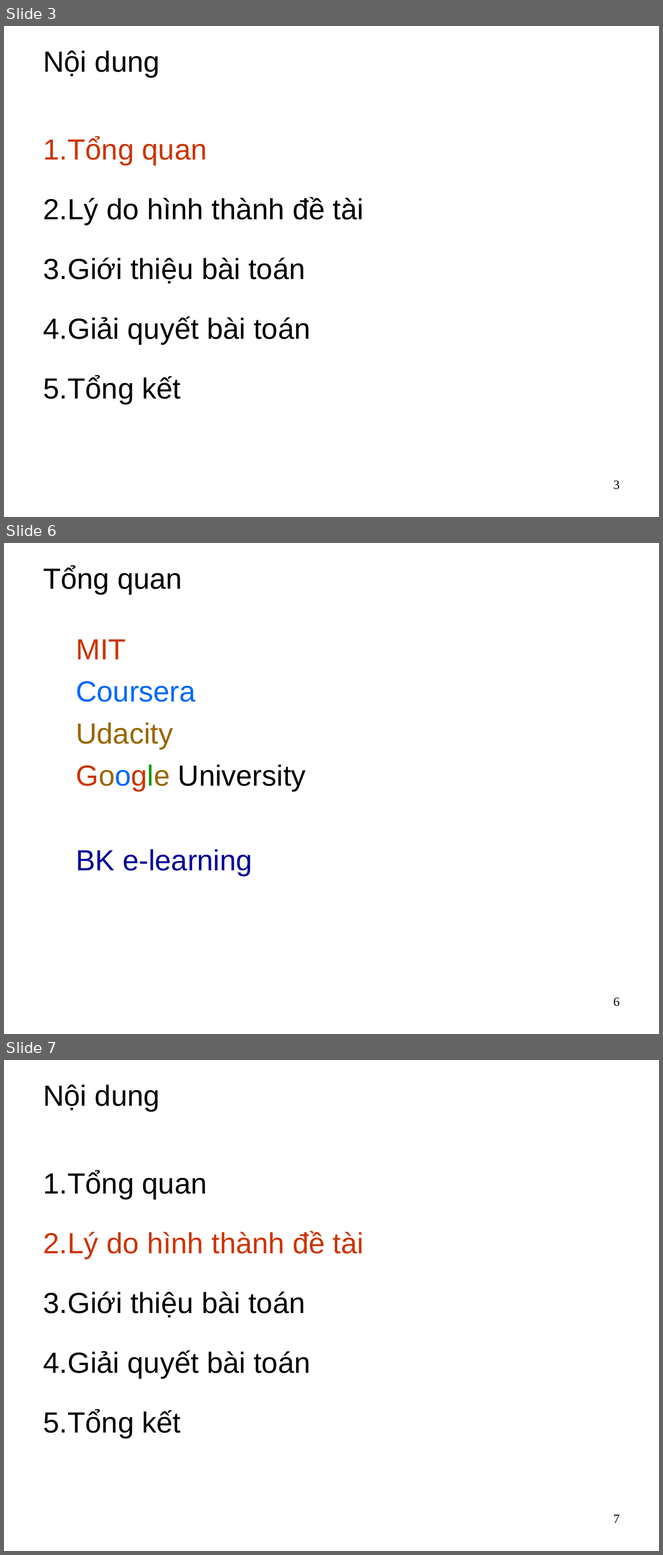
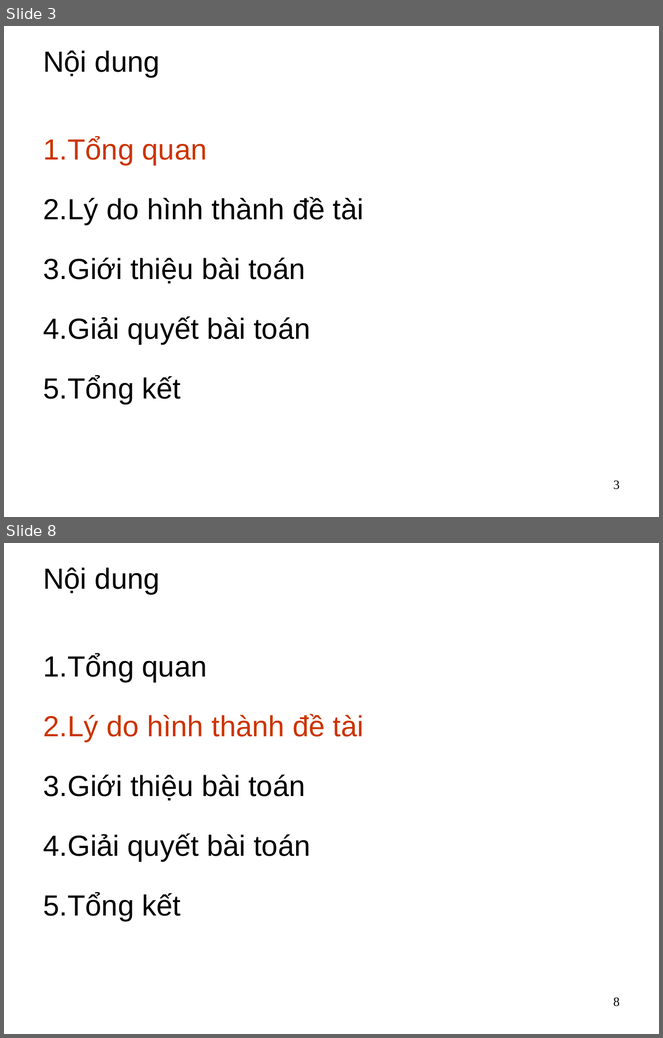
Before and after one commit to dhieucse09/mis, a slide deck: main/group-project/Group project.ppt. Shown one above the other, each under a label of ours: slides 3, 6 and 7 before the commit, slides 3 and 8 after it; the slides between them are not shown. The pictures are 663x1555 and 663x1038 pixels, drawn with LibreOffice and Linux fonts; fonts in the diff are those of the drawing; background and template pictures are left out. Boxes give left, top, right and bottom in pixels: in the first picture for what was removed or moved away, otherwise in the second. Text is boxed around its words. In the diff, an @@ line names an element or a change of style, - is before the commit and + after.

```diff
--- a/main/group-project/Group project.ppt
+++ b/main/group-project/Group project.ppt
@@ slide 6 removed at [4,543,659,1034], background picture (left out) @@
@@ title removed at [43,566,182,594] @@
-Tổng quan
@@ text removed at [76,639,306,876] @@
-  MIT
-  Coursera
-  Udacity
-  Google University
-  BK e-learning
@@ page number removed at [613,997,620,1007] @@
-6
@@ what was slide 7 is now slide 8 @@
@@ page number at [613,997,620,1007]: text changed @@
-7
+8
```
Also in this commit, not shown: 9 slides changed, 6 slides added, 2 other slides removed, 14 other files.
